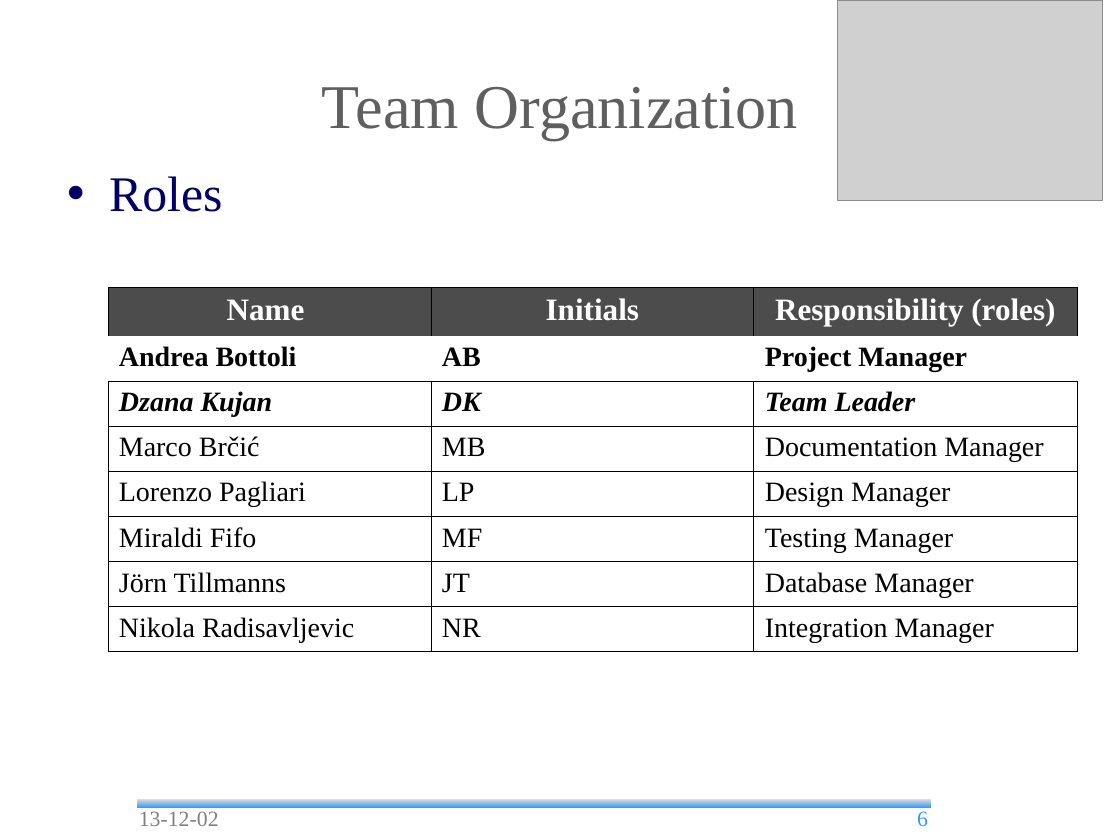
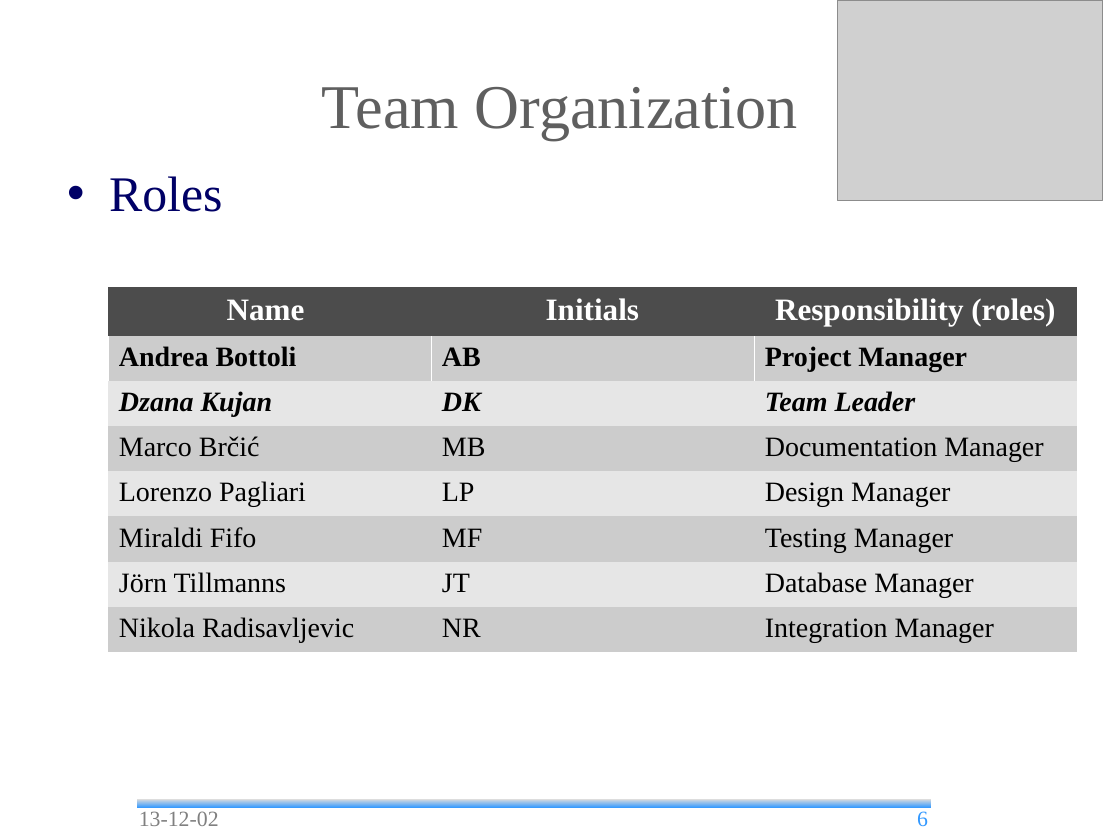
Before and after one commit to andrea-bottoli/DSD, a slide deck: slide 6 of Documentation/Presentations/Status_Report_2.odp. Drawn at 1120x840 pixels with LibreOffice and Linux fonts; fonts in the diff are those of the drawing; grey boxes stand for pictures; background and template pictures are left out. Boxes give left, top, right and bottom in pixels: in the first picture for what was removed or moved away, otherwise in the second. Text is boxed around its words. In the diff, an @@ line names an element or a change of style, - is before the commit and + after.

```diff
--- a/Documentation/Presentations/Status_Report_2.odp
+++ b/Documentation/Presentations/Status_Report_2.odp
@@ table at [108,287,1076,652] @@
@@ fill none to #CCCCCC in 12 cells @@
@@ fill none to #E6E6E6 in 9 cells @@
@@ borders changed @@
```
Also in this commit, not shown: 5 other slides changed, 2 slides added, 1 other file.
